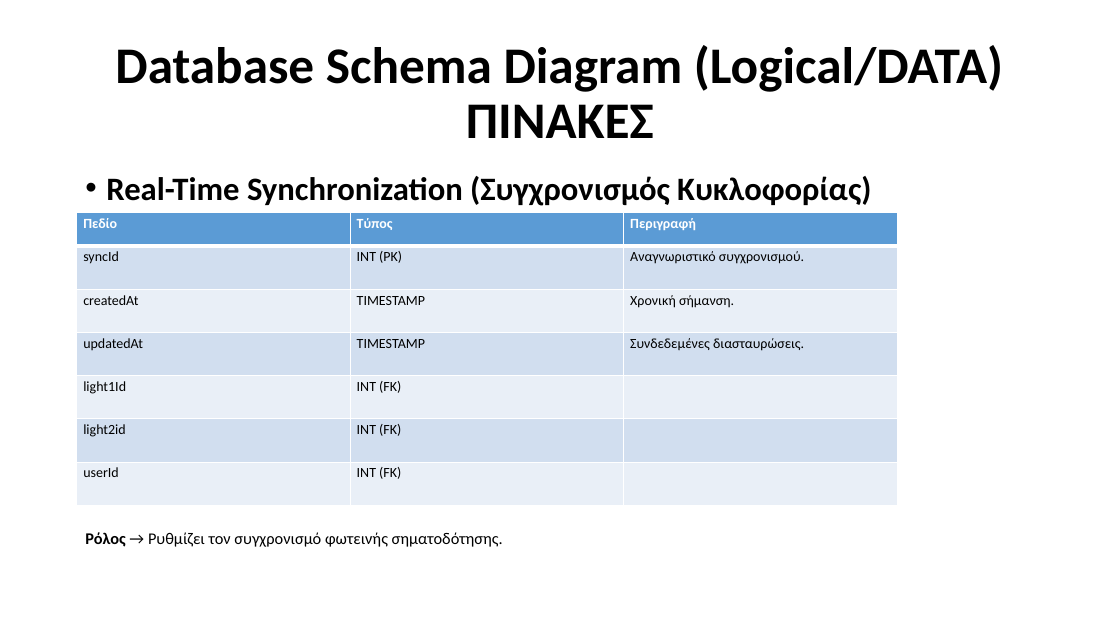
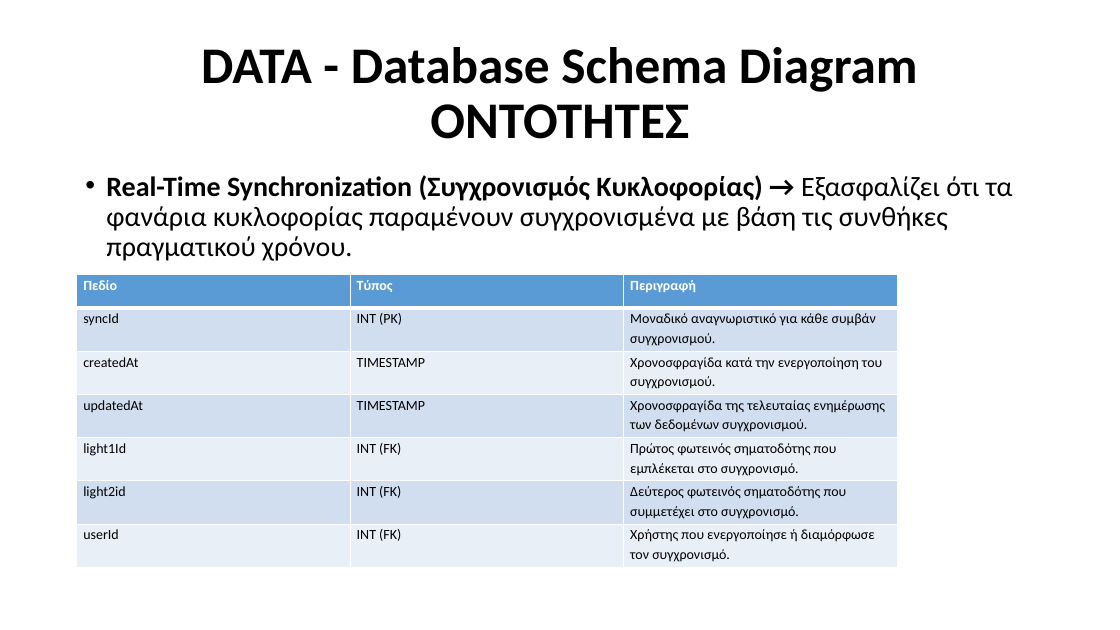
Before and after one commit to Ath21/STL_Drive, a slide deck: slide 18 of Presentation.pptx (slide 21 before the commit). Drawn at 1120x630 pixels with LibreOffice and Linux fonts; fonts in the diff are those of the drawing. Boxes give left, top, right and bottom in pixels: in the first picture for what was removed or moved away, otherwise in the second. Text is boxed around its words. In the diff, an @@ line names an element or a change of style, - is before the commit and + after.

```diff
--- a/Presentation.pptx
+++ b/Presentation.pptx
@@ title at (201,47,918,139): text changed @@
-Database Schema Diagram (Logical/DATA)
-ΠΙΝΑΚΕΣ
+DATA - Database Schema Diagram
+ΟΝΤΟΤΗΤΕΣ
@@ text at (106,175,1013,261): text changed; size 14 to 24 pt; bold off @@
-• Real-Time Synchronization (Συγχρονισμός Κυκλοφορίας)
-Ρόλος → Ρυθμίζει τον συγχρονισμό φωτεινής σηματοδότησης.
+• Real-Time Synchronization (Συγχρονισμός Κυκλοφορίας) → Εξασφαλίζει ότι τα φανάρια κυκλοφορίας παραμένουν συγχρονισμένα με βάση τις συνθήκες πραγματικού χρόνου.
@@ table at (77,275,899,568) @@
-row 2, column 3: Αναγνωριστικό συγχρονισμού.
+row 2, column 3: Μοναδικό αναγνωριστικό για κάθε συμβάν συγχρονισμού.
-row 3, column 3: Χρονική σήμανση.
+row 3, column 3: Χρονοσφραγίδα κατά την ενεργοποίηση του συγχρονισμού.
-row 4, column 3: Συνδεδεμένες διασταυρώσεις.
+row 4, column 3: Χρονοσφραγίδα της τελευταίας ενημέρωσης των δεδομένων συγχρονισμού.
-row 5, column 3: 
+row 5, column 3: Πρώτος φωτεινός σηματοδότης που εμπλέκεται στο συγχρονισμό.
-row 6, column 3: 
+row 6, column 3: Δεύτερος φωτεινός σηματοδότης που συμμετέχει στο συγχρονισμό.
-row 7, column 3: 
+row 7, column 3: Χρήστης που ενεργοποίησε ή διαμόρφωσε τον συγχρονισμό.
@@ table: place and size @@
-table at (77,213,899,506)
+table at (77,275,899,568)
```
Also in this commit, not shown: 18 other slides changed, 5 slides removed, 2 other files.
